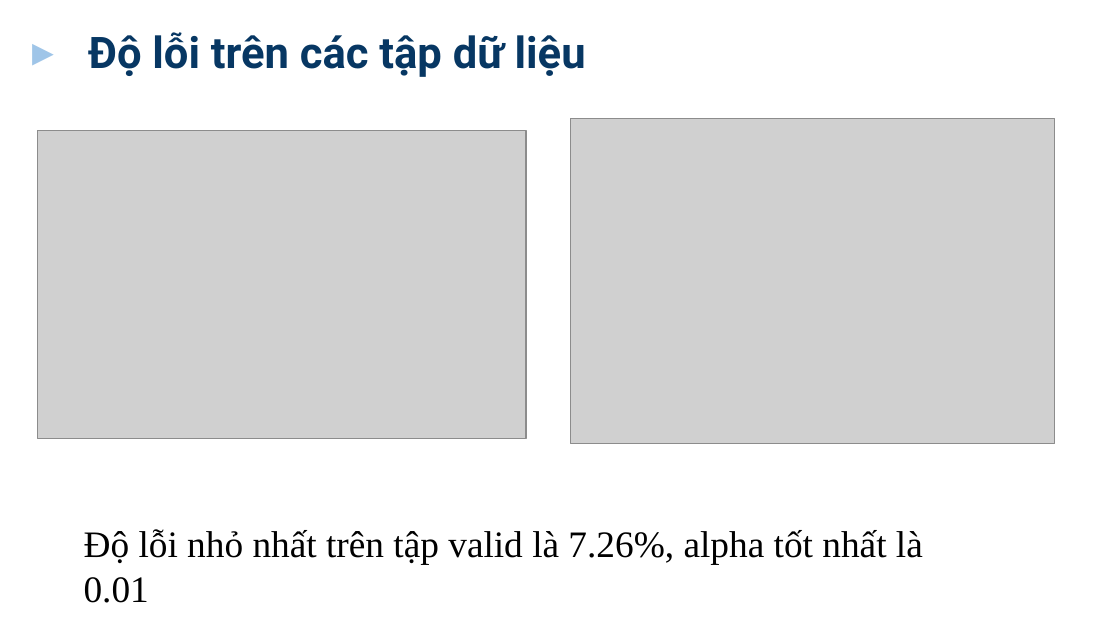
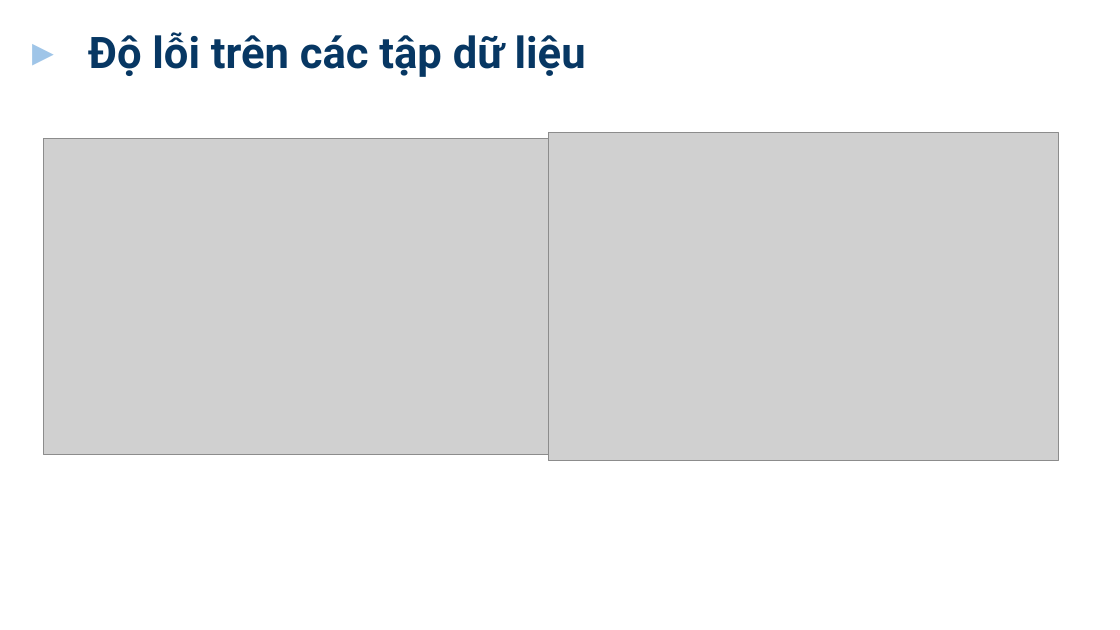
Before and after one commit to lethanhson1504/datascience-project-group16, a slide deck: slide 17 of Slide.pptx. Drawn at 1120x630 pixels with LibreOffice and Linux fonts; fonts in the diff are those of the drawing; grey boxes stand for pictures; background and template pictures are left out. Boxes give left, top, right and bottom in pixels: in the first picture for what was removed or moved away, otherwise in the second. Text is boxed around its words. In the diff, an @@ line names an element or a change of style, - is before the commit and + after.

```diff
--- a/Slide.pptx
+++ b/Slide.pptx
@@ picture: place and size @@
-picture at [37,131,525,439]
+picture at [44,139,549,455]
@@ picture: place and size @@
-picture at [570,119,1054,445]
+picture at [549,133,1058,461]
@@ text removed at [84,529,923,603] @@
-Độ lỗi nhỏ nhất trên tập valid là 7.26%, alpha tốt nhất là 0.01
```
Also in this commit, not shown: 3 other slides changed, 1 slide added, 1 slide removed, 1 other file.
